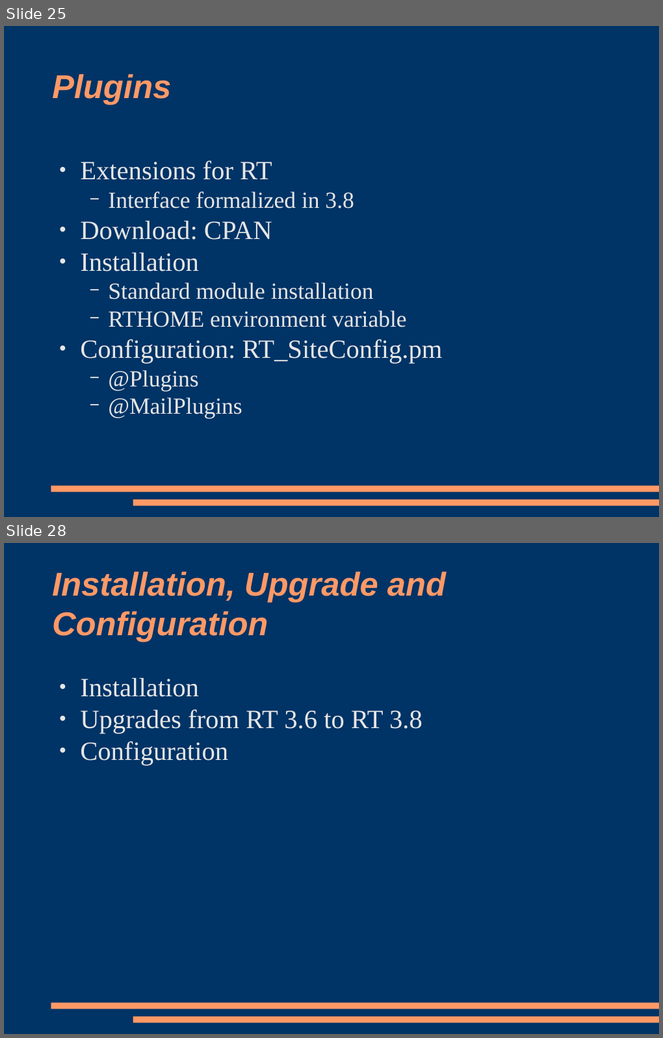
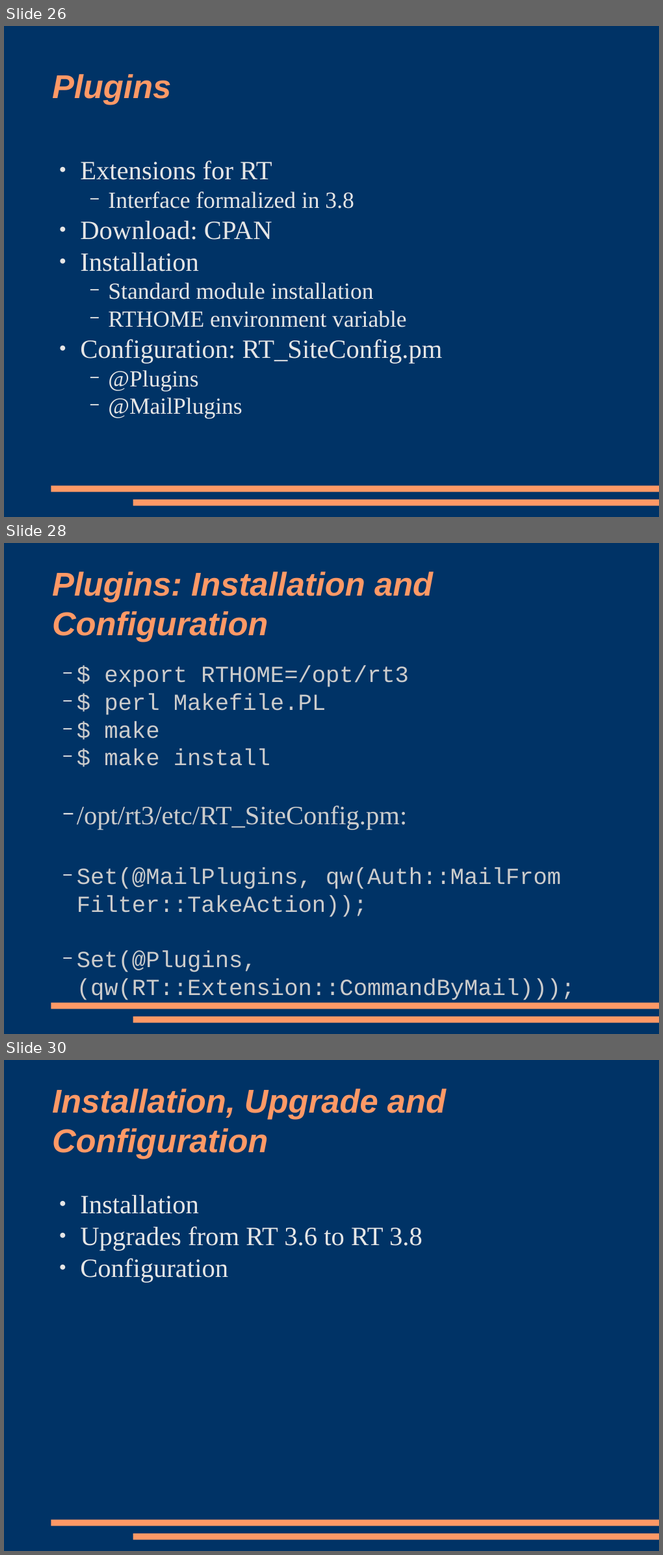
Before and after one commit to racke/Presentations, a slide deck: npw2009/rt38.odp. Shown one above the other, each under a label of ours: slides 25 and 28 before the commit, slides 26, 28 and 30 after it; the slides between them are not shown. The pictures are 663x1038 and 663x1555 pixels, drawn with LibreOffice and Linux fonts; fonts in the diff are those of the drawing. Boxes give left, top, right and bottom in pixels: in the first picture for what was removed or moved away, otherwise in the second. Text is boxed around its words. In the diff, an @@ line names an element or a change of style, - is before the commit and + after.

```diff
--- a/npw2009/rt38.odp
+++ b/npw2009/rt38.odp
@@ slide 28 added at (x1=4, y1=543, x2=659, y2=1034), background #003366; not listed: 2 template elements that a slide beside it also shows @@
@@ title added at (x1=52, y1=572, x2=433, y2=642), 40 pt, text #FF9966, bold, italic @@
+Plugins: Installation and Configuration
@@ subtitle added at (x1=77, y1=666, x2=575, y2=1001), 28 pt, text #CCCCCC @@
+  − $ export RTHOME=/opt/rt3
+  − $ perl Makefile.PL
+  − $ make
+  − $ make install
+  − /opt/rt3/etc/RT_SiteConfig.pm:
+  − Set(@MailPlugins, qw(Auth::MailFrom Filter::TakeAction));
+  − Set(@Plugins,(qw(RT::Extension::CommandByMail)));
@@ what was slide 25 is now slide 26 @@
@@ what was slide 28 is now slide 30 @@
```
Also in this commit, not shown: 4 slides changed, 3 other slides added, 1 slide removed, 1 other file.
